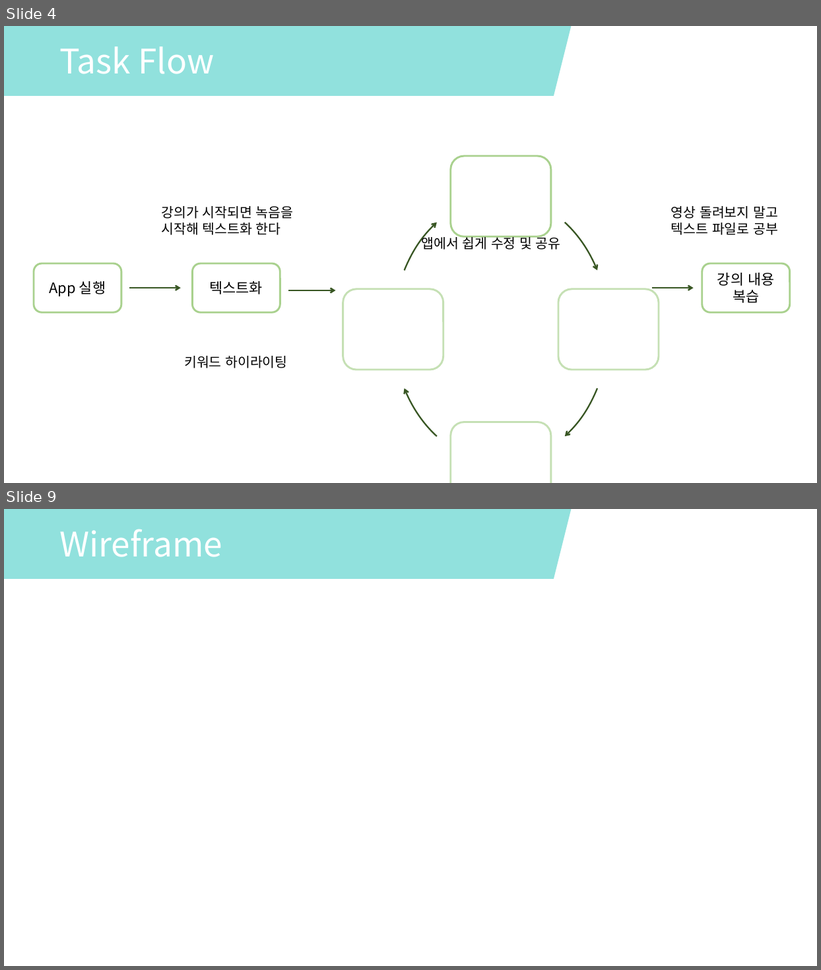
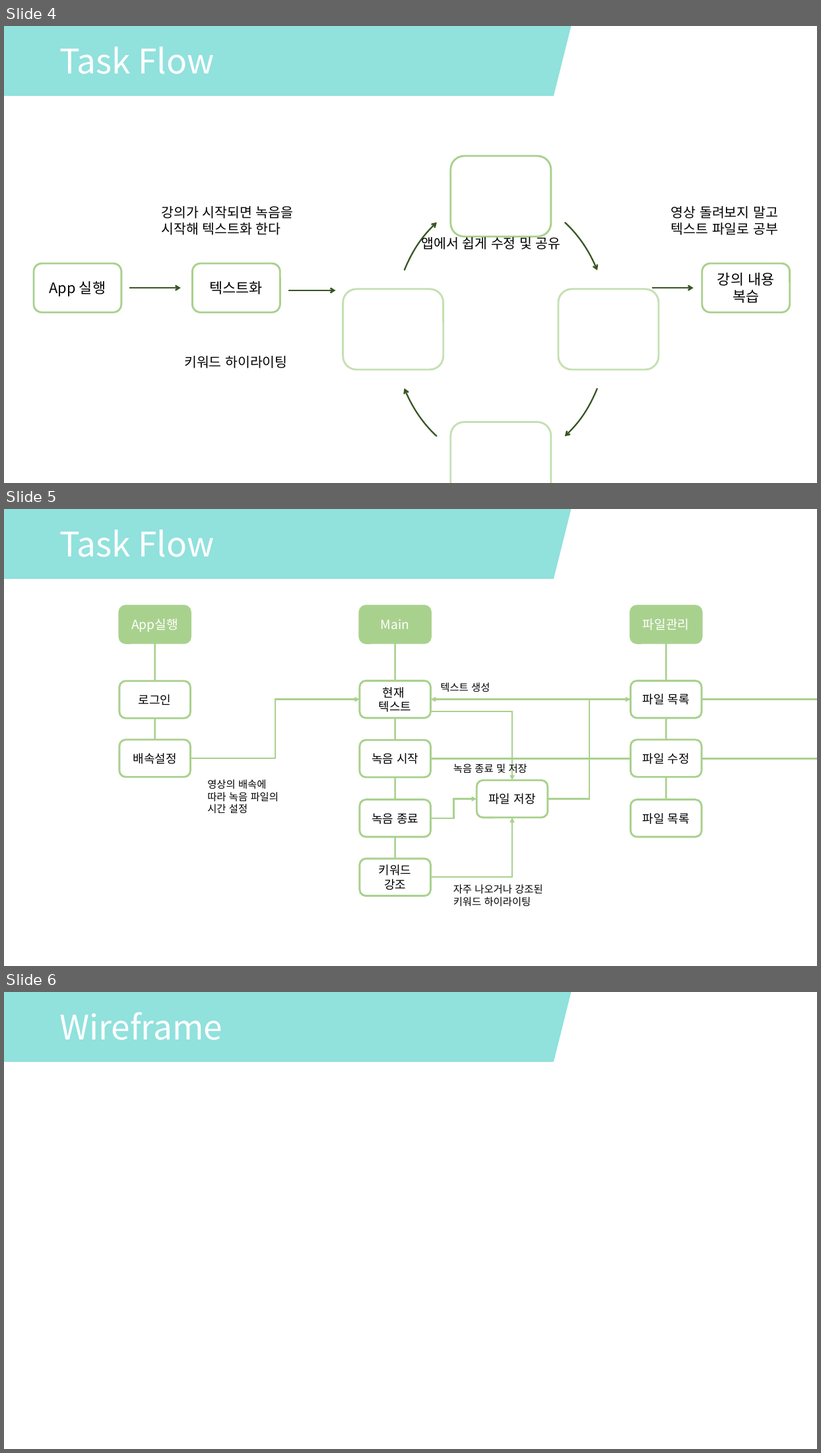
Before and after one commit to kang-seongbeom/Easy-Application, a slide deck: TaskFlow.pptx. Shown one above the other, each under a label of ours: slides 4 and 9 before the commit, slides 4, 5 and 6 after it; the slides between them are not shown. The pictures are 821x970 and 821x1453 pixels, drawn with LibreOffice and Linux fonts; fonts in the diff are those of the drawing. Boxes give left, top, right and bottom in pixels: in the first picture for what was removed or moved away, otherwise in the second. Text is boxed around its words. In the diff, an @@ line names an element or a change of style, - is before the commit and + after.

Commit message:
Add Detail Task Flow

```diff
--- a/TaskFlow.pptx
+++ b/TaskFlow.pptx
@@ slide 5 added at [4, 509, 817, 966], background #FFFFFF @@
@@ parallelogram added at [4, 509, 572, 578], fill #76DAD5 at 80% opacity @@
@@ text added at [59, 529, 215, 557], 40 pt, text #FFFFFF @@
+Task Flow
@@ group added at [120, 606, 702, 907]: 13 rounded rectangles, 9 lines, 6 elbow arrows, 4 texts @@
+App실행
+Main
+파일관리
+현재
+텍스트
+녹음 시작
+녹음 종료
+텍스트 생성
+파일 목록
+파일 저장
+파일 수정
+파일 목록
+키워드
+강조
+녹음 종료 및 저장
+자주 나오거나 강조된 키워드 하이라이팅
+로그인
+배속설정
+영상의 배속에 따라 녹음 파일의 시간 설정
@@ what was slide 9 is now slide 6 @@
```
Also in this commit, not shown: 4 slides removed.
